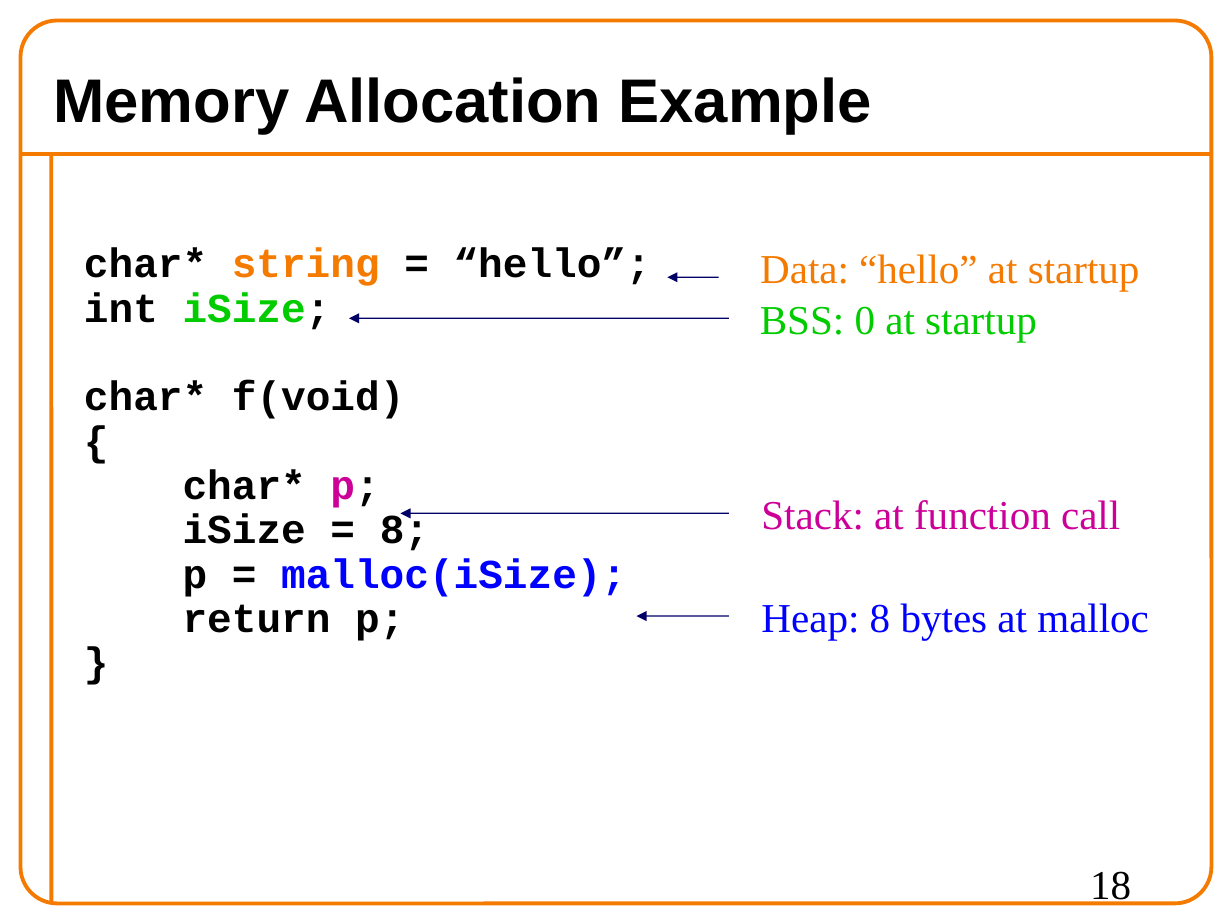
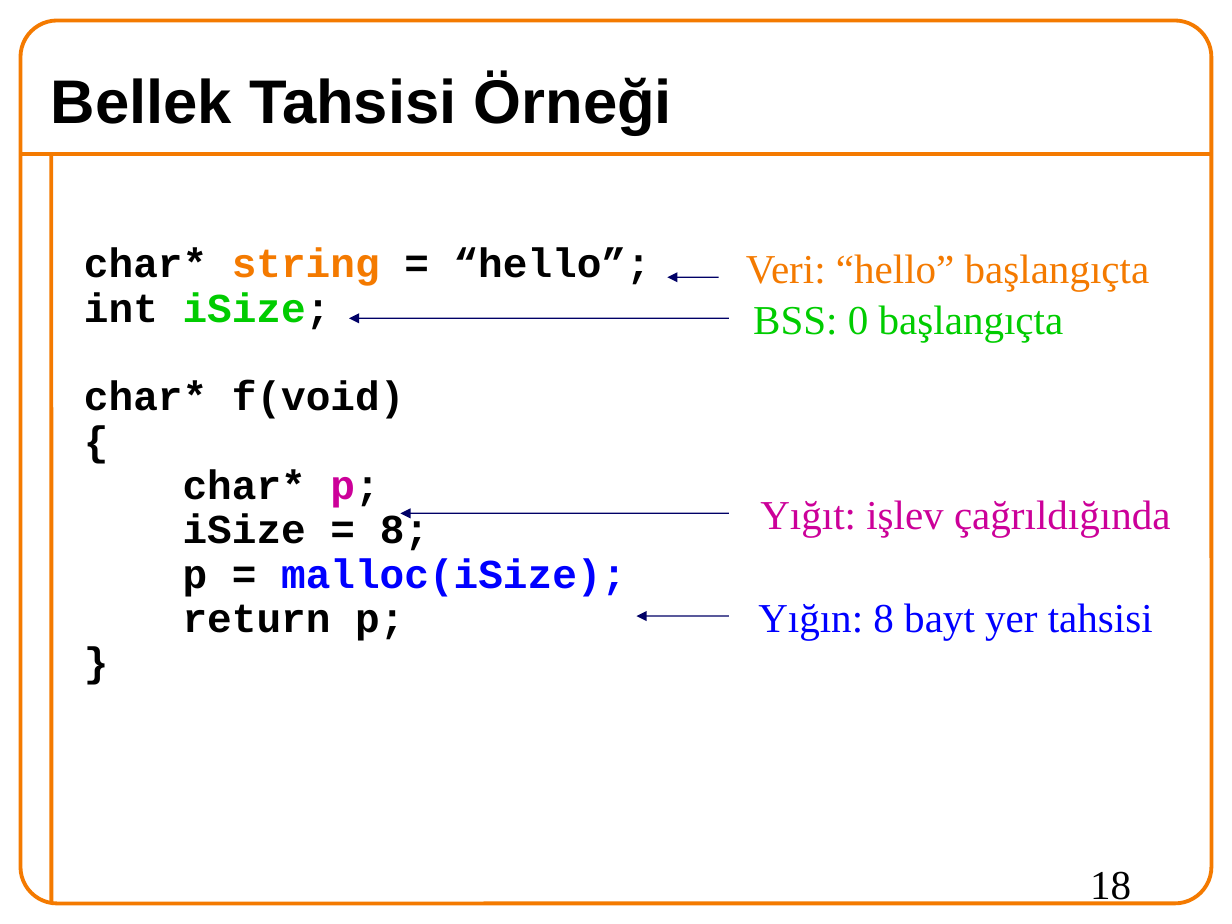
Before and after one commit to 19ceng/ceng201pro, a slide deck: slide 18 of 06memAll.odp. Drawn at 1232x924 pixels with LibreOffice and Linux fonts; fonts in the diff are those of the drawing; background and template pictures are left out. Boxes give left, top, right and bottom in pixels: in the first picture for what was removed or moved away, otherwise in the second. Text is boxed around its words. In the diff, an @@ line names an element or a change of style, - is before the commit and + after.

```diff
--- a/06memAll.odp
+++ b/06memAll.odp
@@ title at [51, 74, 672, 135]: text changed @@
-Memory Allocation Example
+Bellek Tahsisi Örneği
@@ text at [746, 254, 1150, 291]: text changed @@
-Data: “hello” at startup
+Veri: “hello” başlangıçta
@@ text at [753, 305, 1064, 342]: text changed @@
-BSS: 0 at startup
+BSS: 0 başlangıçta
@@ text added at [760, 500, 1171, 537], 24 pt, text #CC0099 @@
+Yığıt: işlev çağrıldığında
@@ text removed at [761, 500, 1120, 530] @@
-Stack: at function call
@@ text at [758, 603, 1153, 640]: text changed @@
-Heap: 8 bytes at malloc
+Yığın: 8 bayt yer tahsisi
```
Also in this commit, not shown: 27 other slides changed, 12 slides added, 12 slides removed.
